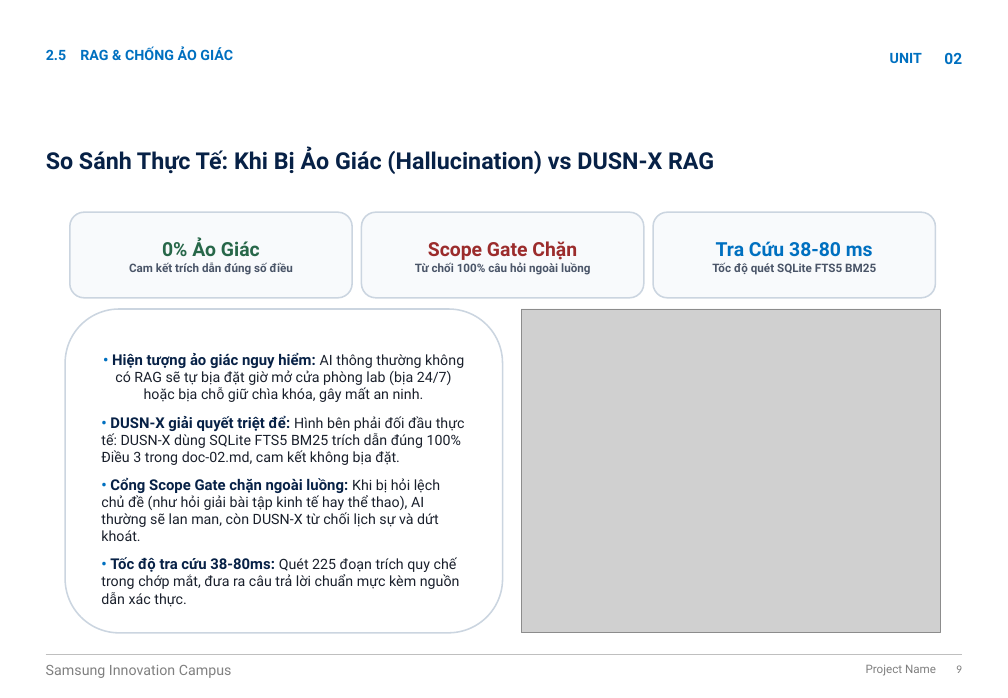
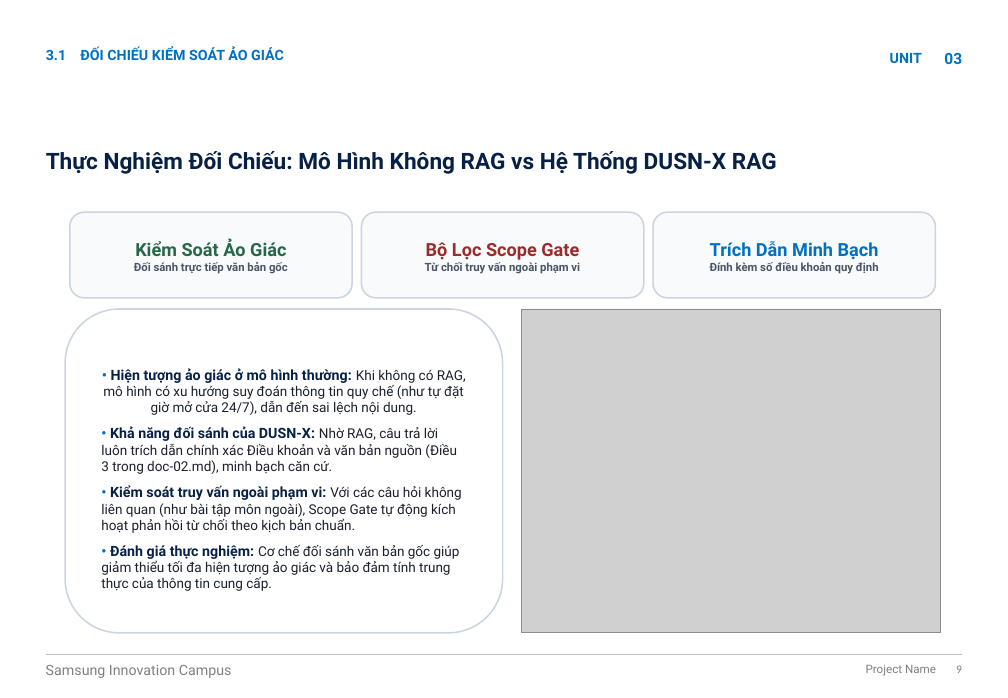
Before and after one commit to quocdoanhdang2-sketch/dusnx-platform, a slide deck: slide 9 of docs/SIC_AI_Capstone_Project_DUSNX_Presentation.pptx. Drawn at 1008x698 pixels with LibreOffice and Linux fonts; fonts in the diff are those of the drawing; grey boxes stand for pictures; background and template pictures are left out. Boxes give left, top, right and bottom in pixels: in the first picture for what was removed or moved away, otherwise in the second. Text is boxed around its words. In the diff, an @@ line names an element or a change of style, - is before the commit and + after.

```diff
--- a/docs/SIC_AI_Capstone_Project_DUSNX_Presentation.pptx
+++ b/docs/SIC_AI_Capstone_Project_DUSNX_Presentation.pptx
@@ text at [46,49,66,60]: text changed @@
-2.5
+3.1
@@ text at [80,46,284,60]: text changed @@
-RAG & CHỐNG ẢO GIÁC
+ĐỐI CHIẾU KIỂM SOÁT ẢO GIÁC
@@ text at [944,53,962,64]: text changed @@
-02
+03
@@ title at [46,151,777,174]: text changed; size 18 to 17.5 pt @@
-So Sánh Thực Tế: Khi Bị Ảo Giác (Hallucination) vs DUSN-X RAG
+Thực Nghiệm Đối Chiếu: Mô Hình Không RAG vs Hệ Thống DUSN-X RAG
@@ text in rounded rectangle at [134,239,288,274]: text changed; size 9 to 8.8 pt @@
-0% Ảo Giác
-Cam kết trích dẫn đúng số điều
+Kiểm Soát Ảo Giác
+Đối sánh trực tiếp văn bản gốc
@@ text in rounded rectangle at [425,242,580,274]: text changed; size 9 to 8.8 pt @@
-Scope Gate Chặn
-Từ chối 100% câu hỏi ngoài luồng
+Bộ Lọc Scope Gate
+Từ chối truy vấn ngoài phạm vi
@@ text in rounded rectangle at [710,241,879,274]: text changed; size 9 to 8.8 pt @@
-Tra Cứu 38-80 ms
-Tốc độ quét SQLite FTS5 BM25
+Trích Dẫn Minh Bạch
+Đính kèm số điều khoản quy định
@@ text in rounded rectangle at [101,368,466,591]: text changed; size 11 to 10.5 pt @@
-• Hiện tượng ảo giác nguy hiểm: AI thông thường không có RAG sẽ tự bịa đặt giờ mở cửa phòng lab (bịa 24/7) hoặc bịa chỗ giữ chìa khóa, gây mất an ninh.
-• DUSN-X giải quyết triệt để: Hình bên phải đối đầu thực tế: DUSN-X dùng SQLite FTS5 BM25 trích dẫn đúng 100% Điều 3 trong doc-02.md, cam kết không bịa đặt.
-• Cổng Scope Gate chặn ngoài luồng: Khi bị hỏi lệch chủ đề (như hỏi giải bài tập kinh tế hay thể thao), AI thường sẽ lan man, còn DUSN-X từ chối lịch sự và dứt khoát.
-• Tốc độ tra cứu 38-80ms: Quét 225 đoạn trích quy chế trong chớp mắt, đưa ra câu trả lời chuẩn mực kèm nguồn dẫn xác thực.
+• Hiện tượng ảo giác ở mô hình thường: Khi không có RAG, mô hình có xu hướng suy đoán thông tin quy chế (như tự đặt giờ mở cửa 24/7), dẫn đến sai lệch nội dung.
+• Khả năng đối sánh của DUSN-X: Nhờ RAG, câu trả lời luôn trích dẫn chính xác Điều khoản và văn bản nguồn (Điều 3 trong doc-02.md), minh bạch căn cứ.
+• Kiểm soát truy vấn ngoài phạm vi: Với các câu hỏi không liên quan (như bài tập môn ngoài), Scope Gate tự động kích hoạt phản hồi từ chối theo kịch bản chuẩn.
+• Đánh giá thực nghiệm: Cơ chế đối sánh văn bản gốc giúp giảm thiểu tối đa hiện tượng ảo giác và bảo đảm tính trung thực của thông tin cung cấp.
```
Also in this commit, not shown: 10 other slides changed, 2 other files.
